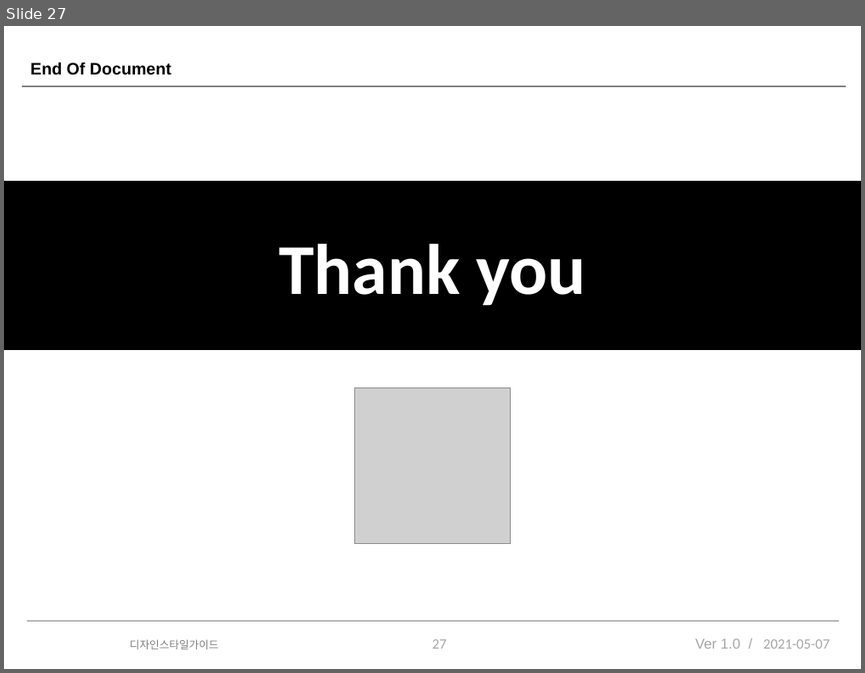
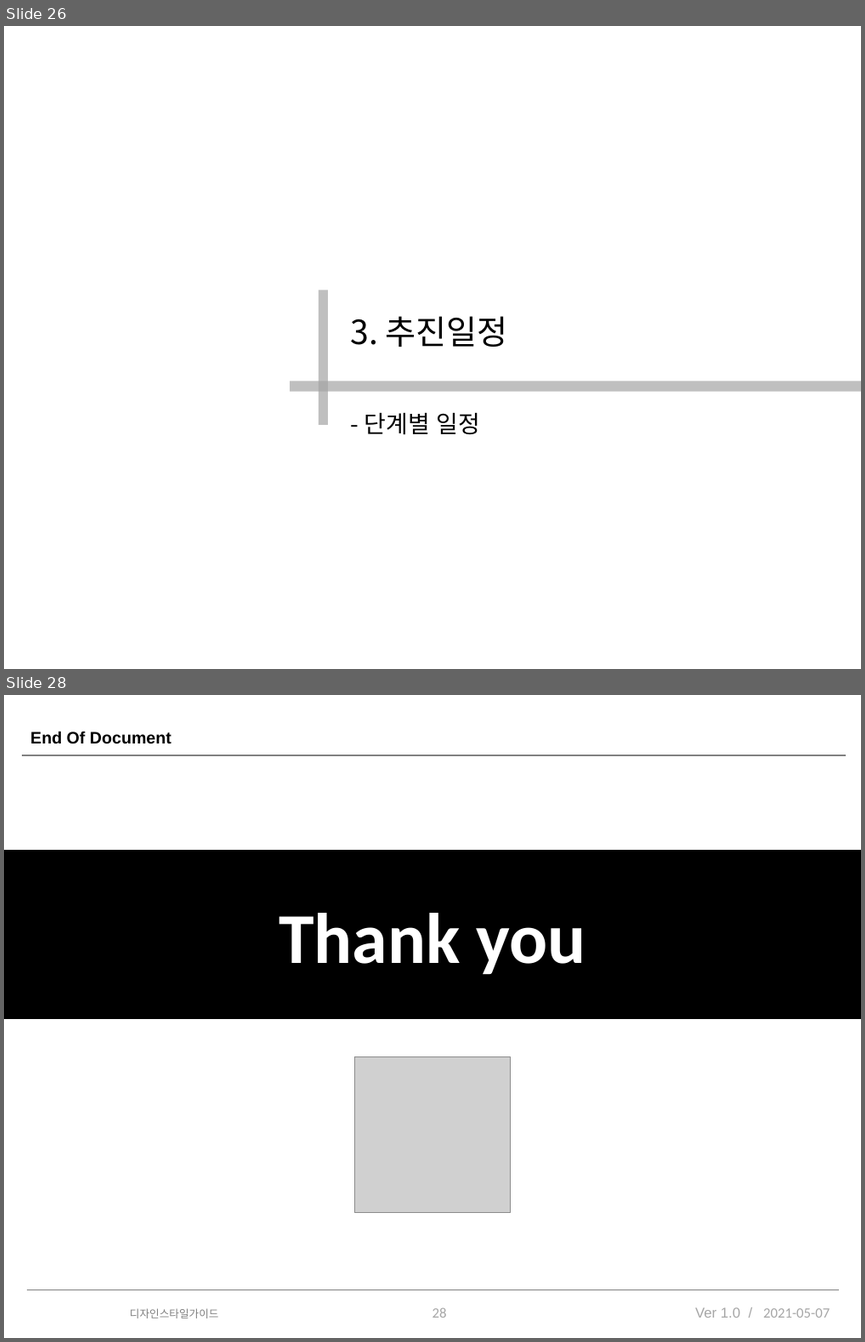
Before and after one commit to xasquatch/Deprecated-----documentX, a slide deck: src/main/webapp/WEB-INF/etc/Side Project.pptx. Shown one above the other, each under a label of ours: slide 27 before the commit, slides 26 and 28 after it; the slides between them are not shown. The pictures are 865x673 and 865x1342 pixels, drawn with LibreOffice and Linux fonts; fonts in the diff are those of the drawing; grey boxes stand for pictures; background and template pictures are left out. Boxes give left, top, right and bottom in pixels: in the first picture for what was removed or moved away, otherwise in the second. Text is boxed around its words. In the diff, an @@ line names an element or a change of style, - is before the commit and + after.

```diff
--- a/src/main/webapp/WEB-INF/etc/Side Project.pptx
+++ b/src/main/webapp/WEB-INF/etc/Side Project.pptx
@@ slide 26 added at (4, 26, 861, 669), background #FFFFFF @@
@@ rectangle added at (318, 290, 328, 425), fill #A5A5A5 at 70% opacity @@
@@ title added at (350, 316, 508, 346), 28 pt, text #000000 @@
+3. 추진일정
@@ rectangle added at (290, 380, 861, 391), fill #A5A5A5 at 70% opacity @@
@@ subtitle added at (364, 412, 481, 435), 20 pt, text #000000 @@
+- 단계별 일정
@@ what was slide 27 is now slide 28 @@
@@ page number at (432, 1308, 447, 1317): text changed @@
-27
+28
```
Also in this commit, not shown: 1 slide changed.
